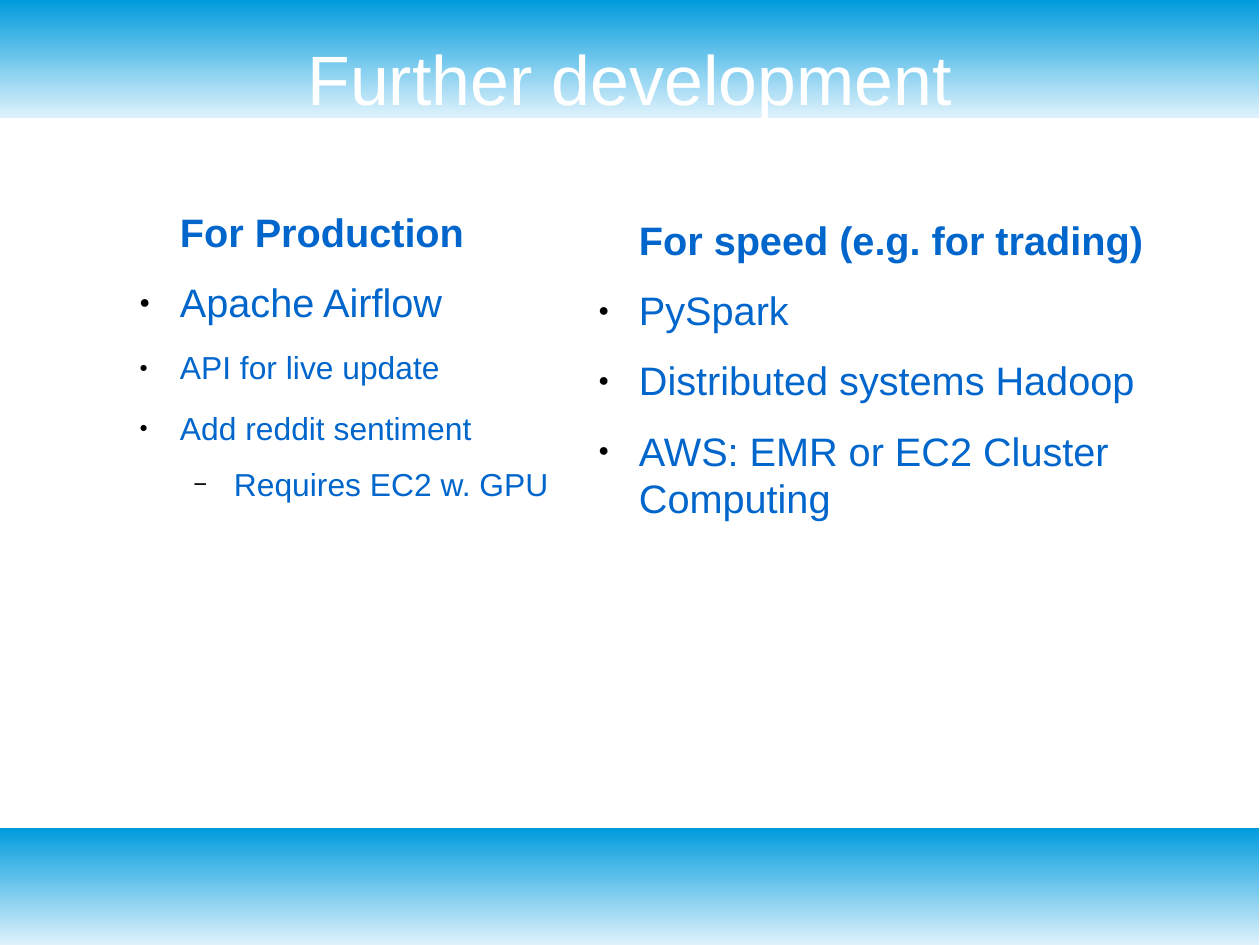
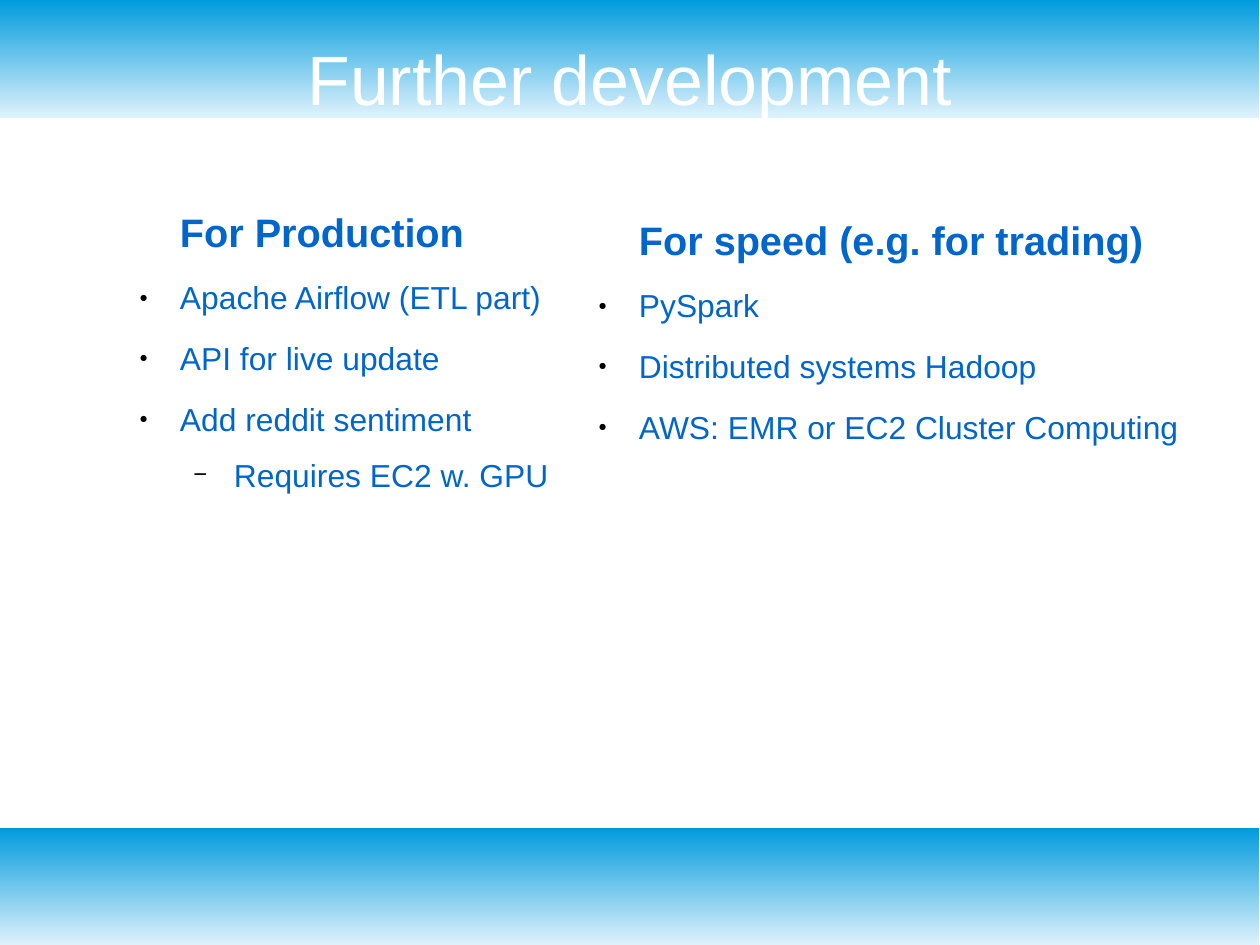
Before and after one commit to MartinBA741/finance_etl, a slide deck: slide 8 of presentation.odp (slide 6 before the commit). Drawn at 1260x945 pixels with LibreOffice and Linux fonts; fonts in the diff are those of the drawing. Boxes give left, top, right and bottom in pixels: in the first picture for what was removed or moved away, otherwise in the second. Text is boxed around its words. In the diff, an @@ line names an element or a change of style, - is before the commit and + after.

```diff
--- a/presentation.odp
+++ b/presentation.odp
@@ text at (180, 286, 540, 315): text changed; size 25 to 20 pt @@
-● Apache Airflow
+● Apache Airflow (ETL part)
@@ text at (639, 294, 1178, 444): size 25 to 20 pt in "PySpark", "Distributed systems Hadoop", "AWS: EMR or EC2 Cluster Computing" @@
```
Also in this commit, not shown: 3 other slides changed, 3 slides added, 1 slide removed, 1 other file.
